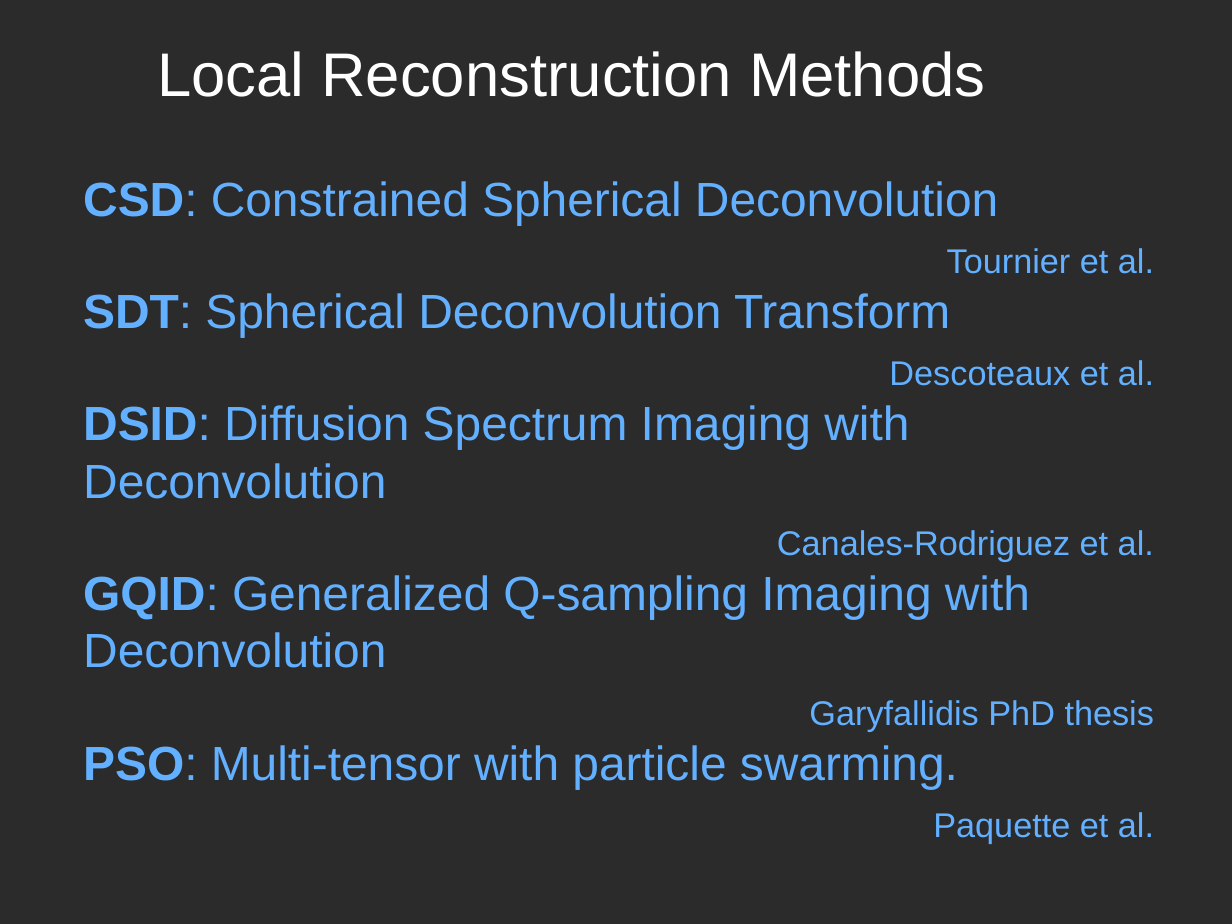
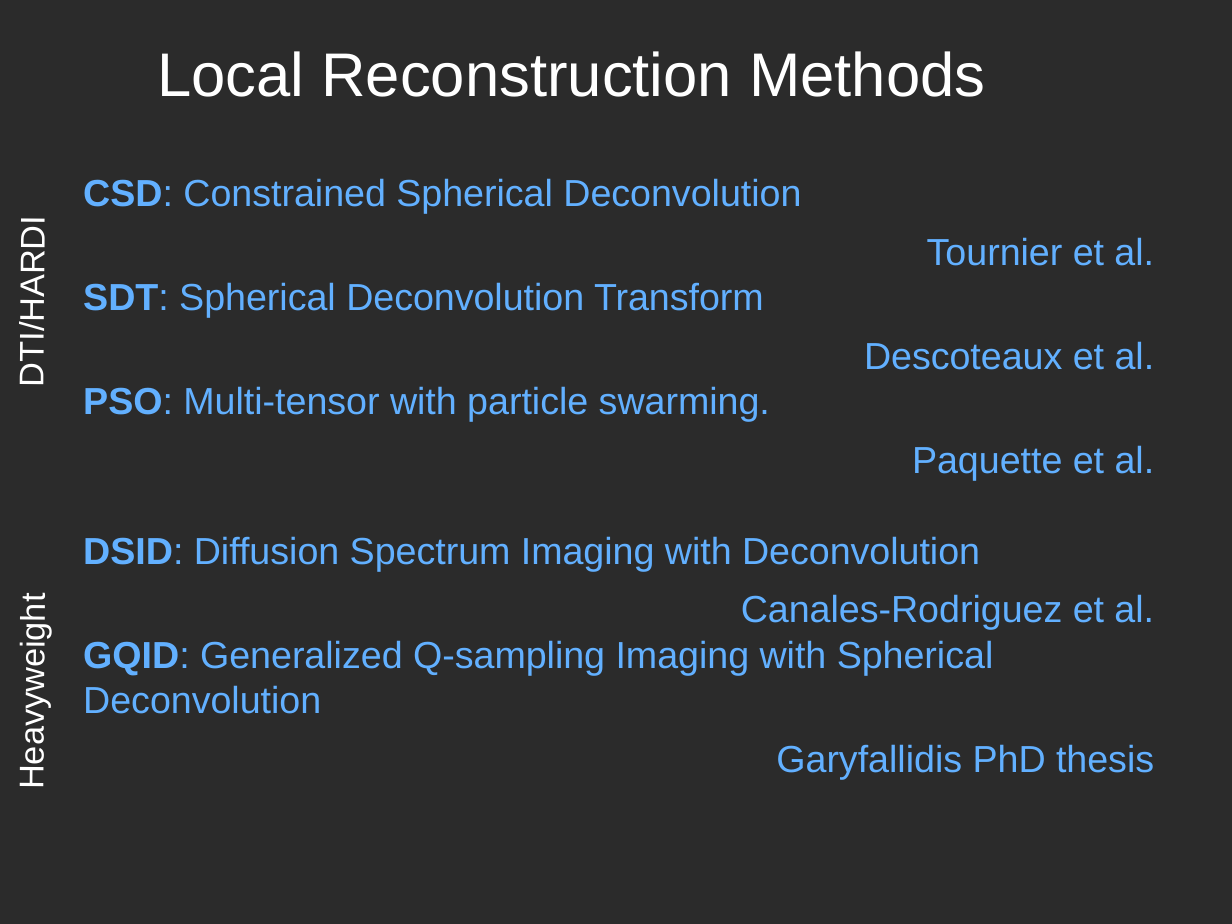
Before and after one commit to Garyfallidis/isbi2013, a slide deck: slide 3 of abstracts/Elef_Presentation.odp. Drawn at 1232x924 pixels with LibreOffice and Linux fonts; fonts in the diff are those of the drawing; background and template pictures are left out; a plain dark background stands for a picture behind light text. Boxes give left, top, right and bottom in pixels: in the first picture for what was removed or moved away, otherwise in the second. Text is boxed around its words. In the diff, an @@ line names an element or a change of style, - is before the commit and + after.

```diff
--- a/abstracts/Elef_Presentation.odp
+++ b/abstracts/Elef_Presentation.odp
@@ subtitle at (x1=83, y1=178, x2=1155, y2=779): size 28 to 22 pt in "CSD: Constrained Spherical Deconvolution", "SDT: Spherical Deconvolution Transform", "DSID: Diffusion Spectrum Imaging with Deconvolution"; size 20 to 22 pt in "Tournier et al.", "Descoteaux et al.", "Canales-Rodriguez et al.", "Garyfallidis PhD thesis" @@
@@ text added at (x1=12, y1=233, x2=51, y2=382), 20 pt, text #FFFFFF @@
+DTI/HARDI
@@ subtitle at (x1=83, y1=386, x2=1155, y2=481): paragraphs added @@
+PSO: Multi-tensor with particle swarming.
+Paquette et al.
@@ text added at (x1=12, y1=612, x2=51, y2=783), 20 pt, text #FFFFFF @@
+Heavyweight
@@ subtitle at (x1=83, y1=640, x2=994, y2=714): text changed; size 28 to 22 pt @@
-GQID: Generalized Q-sampling Imaging with Deconvolution
+GQID: Generalized Q-sampling Imaging with Spherical Deconvolution
@@ subtitle at (x1=83, y1=745, x2=1154, y2=844): paragraphs removed @@
-PSO: Multi-tensor with particle swarming.
-Paquette et al.
```
Also in this commit, not shown: 5 other slides changed, 1 slide added, 1 slide removed, 1 other file.
